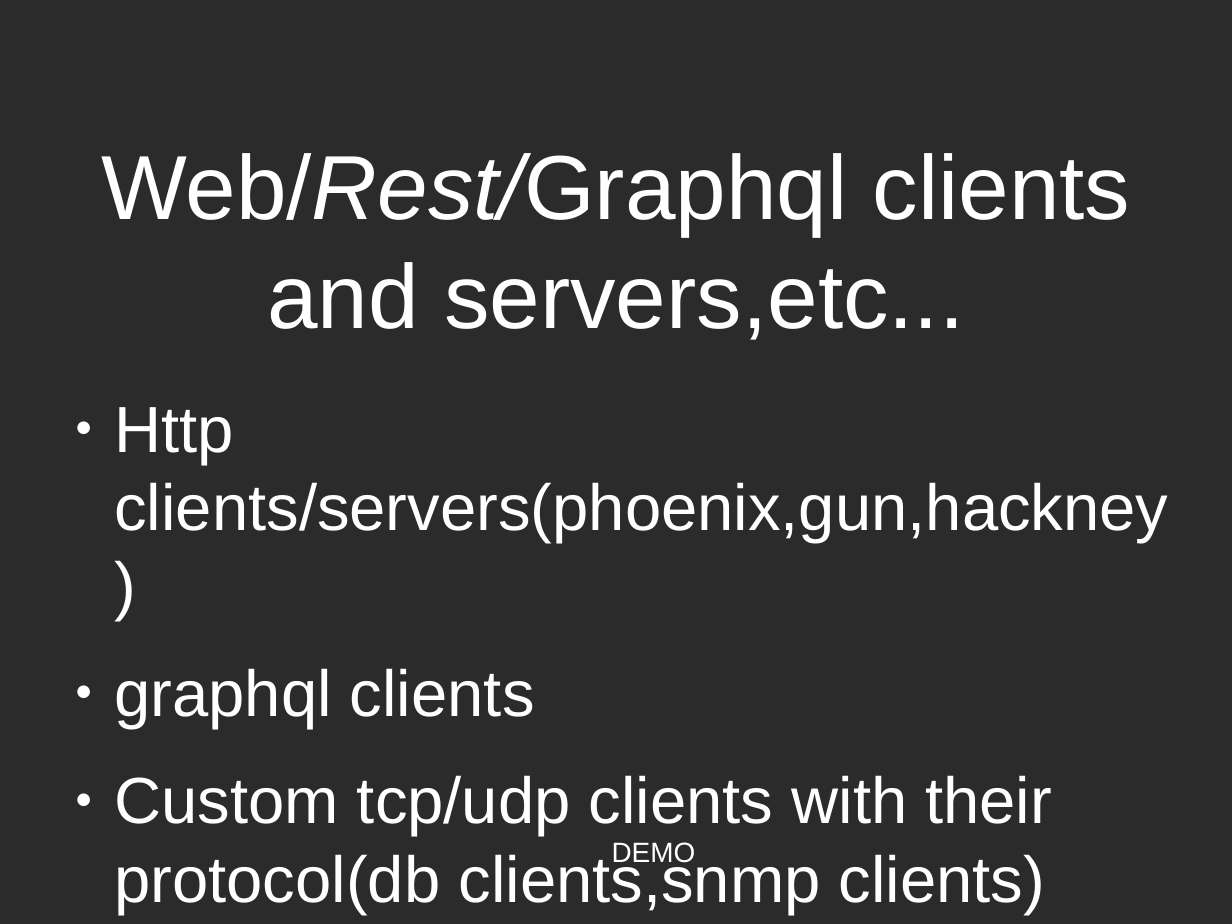
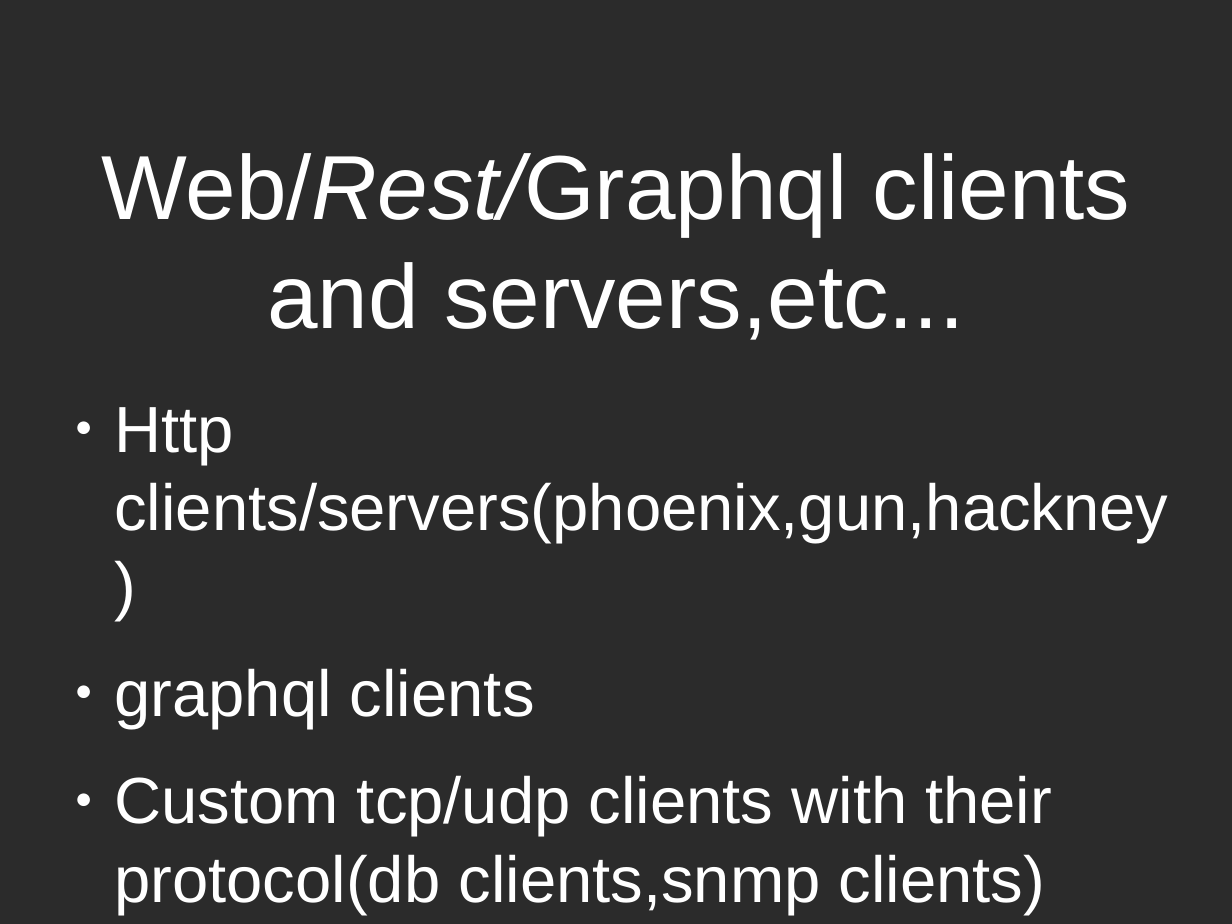
Before and after one commit to nayibor/outside_world_talk, a slide deck: slide 10 of talking to outside world.odp. Drawn at 1232x924 pixels with LibreOffice and Linux fonts; fonts in the diff are those of the drawing; background and template pictures are left out; a plain dark background stands for a picture behind light text. Boxes give left, top, right and bottom in pixels: in the first picture for what was removed or moved away, otherwise in the second. Text is boxed around its words. In the diff, an @@ line names an element or a change of style, - is before the commit and + after.

```diff
--- a/talking to outside world.odp
+++ b/talking to outside world.odp
@@ text removed at <box>612,842,696,863</box> @@
-DEMO
```
Also in this commit, not shown: 4 other slides changed, 1 slide added.
